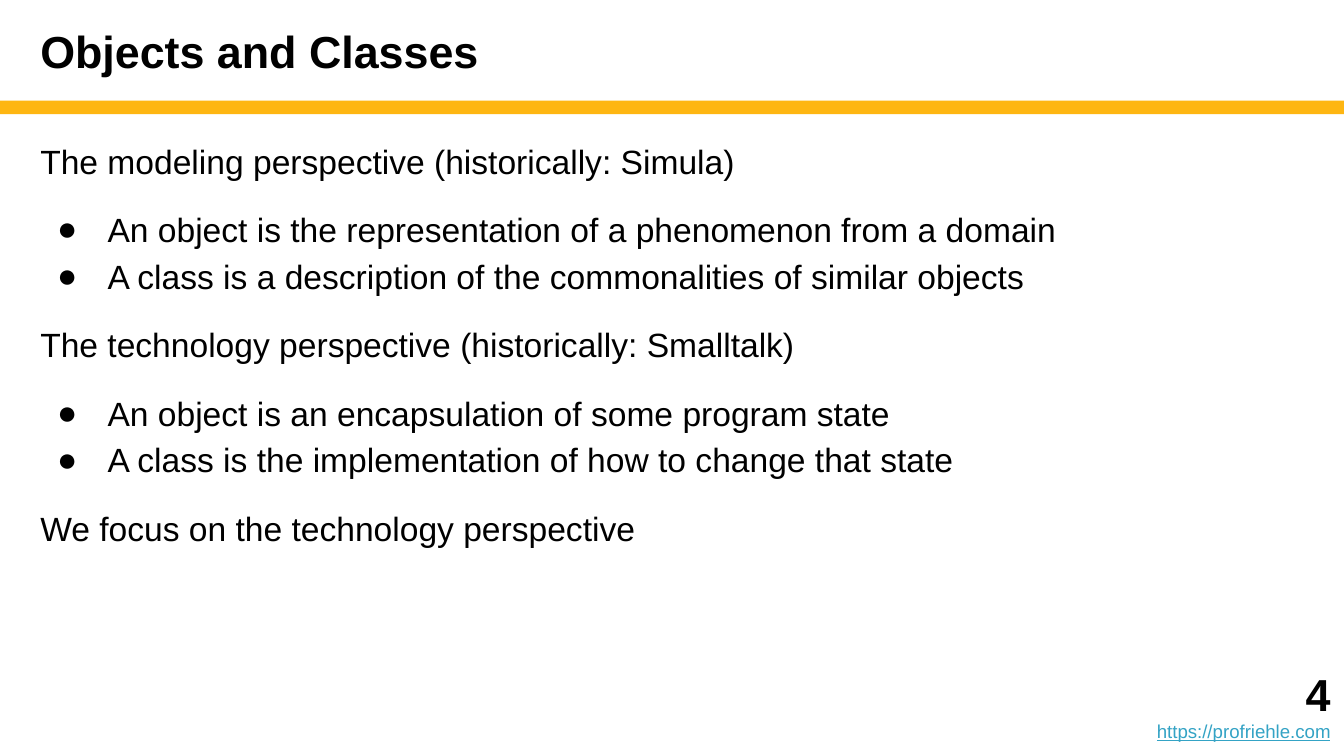
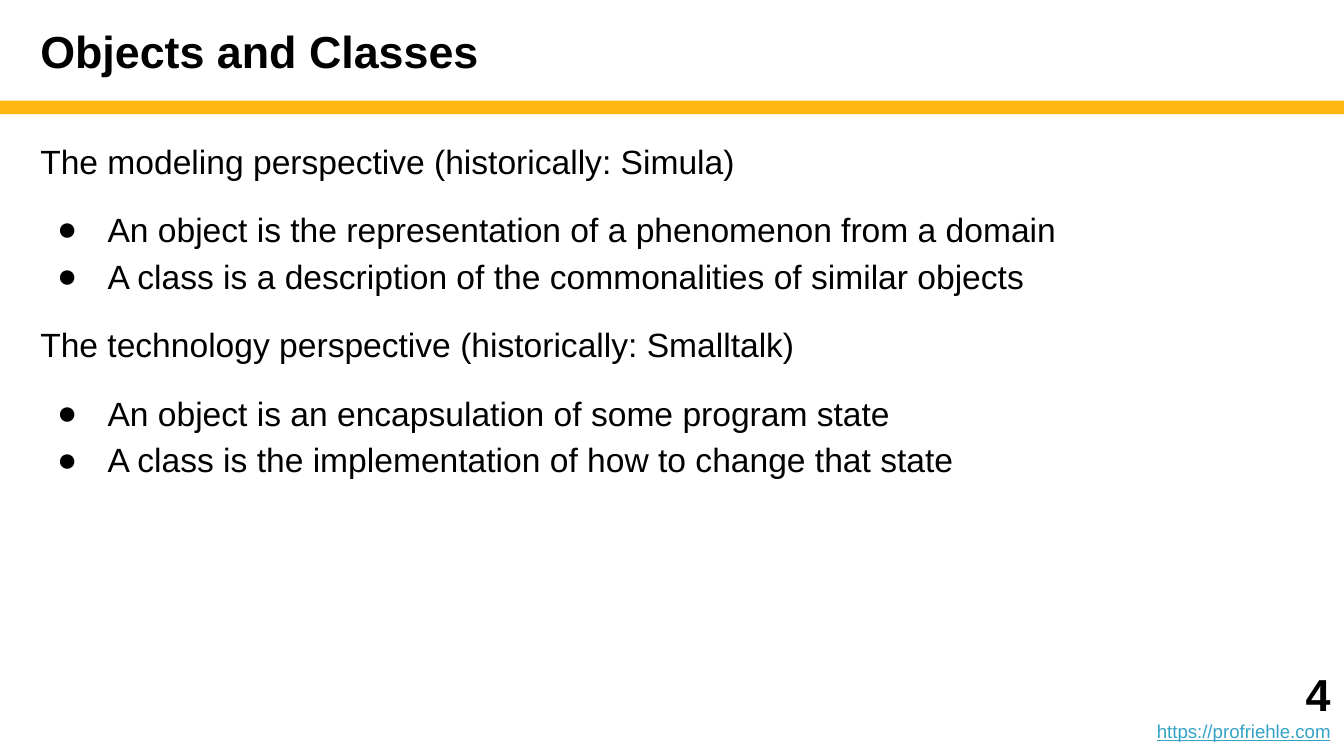
Before and after one commit to dirkriehle/adap-course, a slide deck: slide 4 of Lecture slides/ADAP B02 - Class and Interface Design.pptx. Drawn at 1344x756 pixels with LibreOffice and Linux fonts; fonts in the diff are those of the drawing. Boxes give left, top, right and bottom in pixels: in the first picture for what was removed or moved away, otherwise in the second. Text is boxed around its words. In the diff, an @@ line names an element or a change of style, - is before the commit and + after.

```diff
--- a/Lecture slides/ADAP B02 - Class and Interface Design.pptx
+++ b/Lecture slides/ADAP B02 - Class and Interface Design.pptx
@@ text at (x1=40, y1=516, x2=635, y2=547): paragraph removed @@
-We focus on the technology perspective
```
Also in this commit, not shown: 2 other slides changed, 1 other file.
